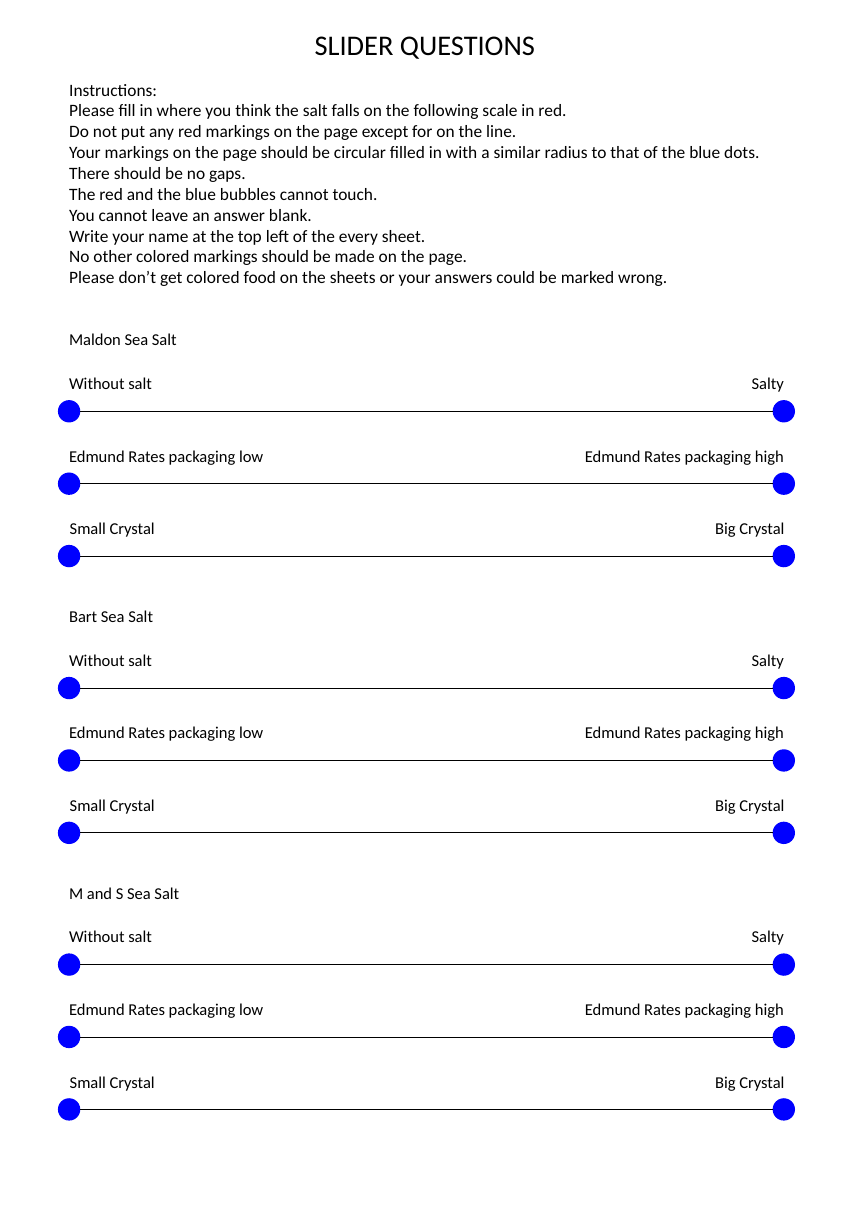
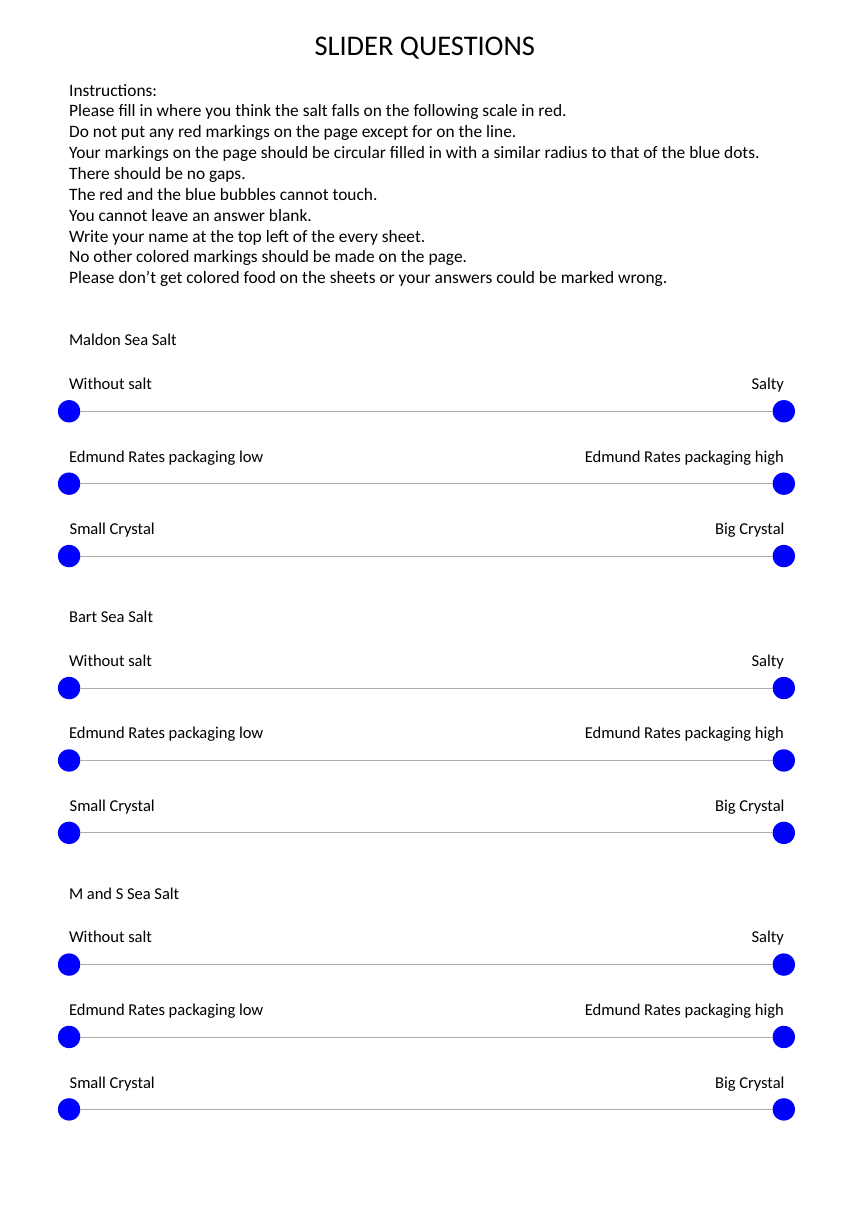
Before and after one commit to erat64/vinoTasting, a slide deck: slide 3 of Auto marking question test 1.pptx. Drawn at 853x1232 pixels with LibreOffice and Linux fonts; fonts in the diff are those of the drawing. Boxes give left, top, right and bottom in pixels: in the first picture for what was removed or moved away, otherwise in the second. Text is boxed around its words. In the diff, an @@ line names an element or a change of style, - is before the commit and + after.

Commit message:
ASC

```diff
--- a/Auto marking question test 1.pptx
+++ b/Auto marking question test 1.pptx
@@ line (81, 412) - (772, 412): stroke #000000 0.5 pt to #AFABAB 0.5 pt @@
@@ line (81, 483) - (772, 483): stroke #000000 0.5 pt to #AFABAB 0.5 pt @@
@@ line (81, 556) - (772, 556): stroke #000000 0.5 pt to #AFABAB 0.5 pt @@
@@ line (81, 688) - (772, 688): stroke #000000 0.5 pt to #AFABAB 0.5 pt @@
@@ line (81, 761) - (772, 761): stroke #000000 0.5 pt to #AFABAB 0.5 pt @@
@@ line (81, 833) - (772, 833): stroke #000000 0.5 pt to #AFABAB 0.5 pt @@
@@ line (81, 964) - (772, 964): stroke #000000 0.5 pt to #AFABAB 0.5 pt @@
@@ line (81, 1037) - (772, 1037): stroke #000000 0.5 pt to #AFABAB 0.5 pt @@
@@ line (81, 1110) - (772, 1110): stroke #000000 0.5 pt to #AFABAB 0.5 pt @@
```
